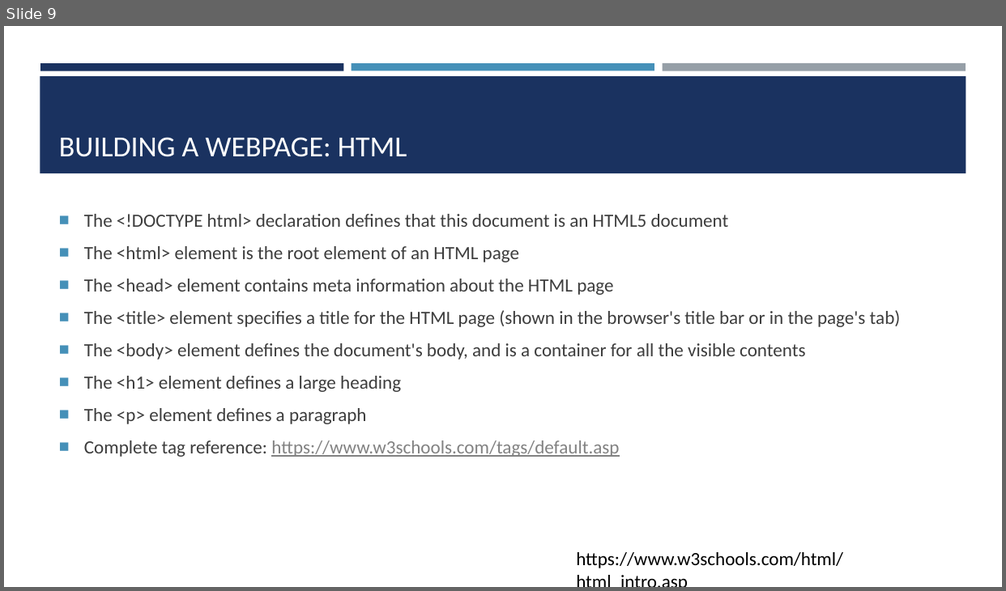
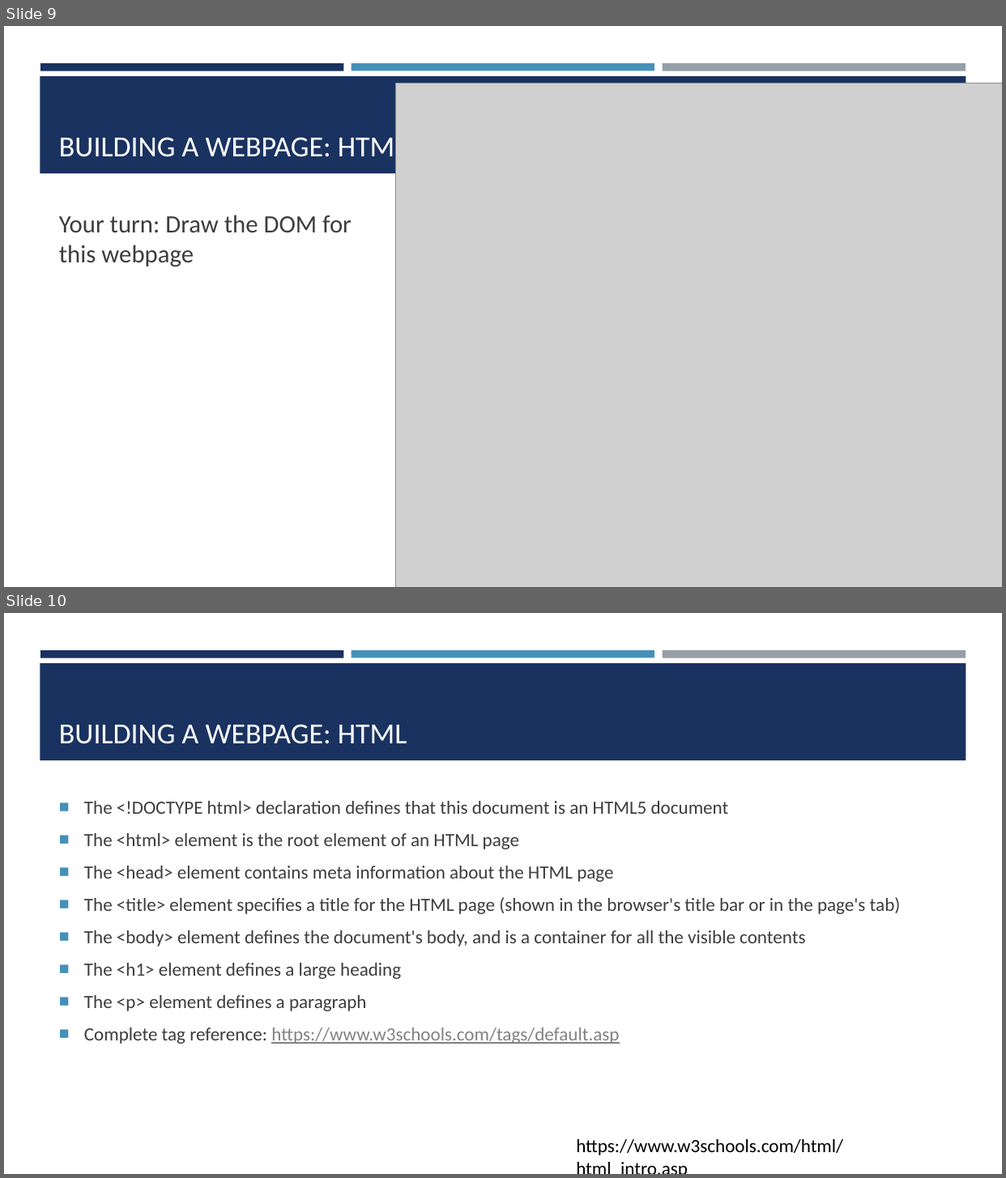
Before and after one commit to amosca01/SDS-CSC235, a slide deck: slides/04-HTML-CSS-JS.pptx. Shown one above the other, each under a label of ours: slide 9 before the commit, slides 9 and 10 after it. The pictures are 1006x591 and 1006x1178 pixels, drawn with LibreOffice and Linux fonts; fonts in the diff are those of the drawing; grey boxes stand for pictures. Boxes give left, top, right and bottom in pixels: in the first picture for what was removed or moved away, otherwise in the second. Text is boxed around its words. In the diff, an @@ line names an element or a change of style, - is before the commit and + after.

Commit message:
slides

```diff
--- a/slides/04-HTML-CSS-JS.pptx
+++ b/slides/04-HTML-CSS-JS.pptx
@@ slide 9 added at [4,26,1002,587], background #FFFFFF; not listed: 4 template elements that a slide beside it also shows @@
@@ picture added at [396,84,1002,587] @@
@@ title added at [59,132,407,164], 28 pt, text #FFFFFF @@
+BUILDING A WEBPAGE: HTML
@@ text added at [59,215,351,267], 24 pt, text #3D3D3D @@
+Your turn: Draw the DOM for this webpage
@@ what was slide 9 is now slide 10 @@
```
Also in this commit, not shown: 1 other slide added, 5 other files.
